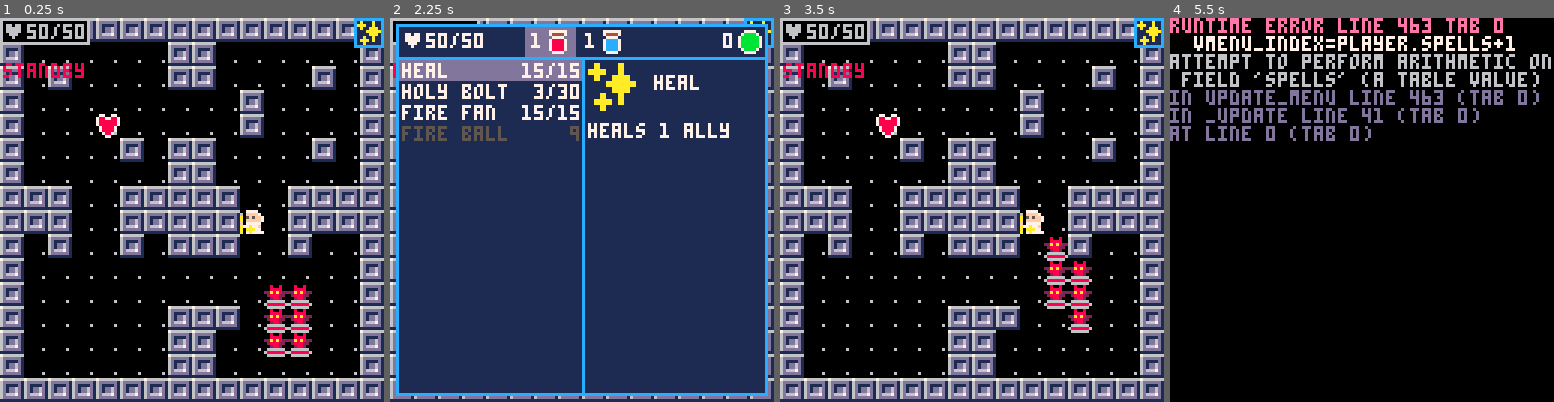
Above: before the commit, frames 1-4 (left to right).
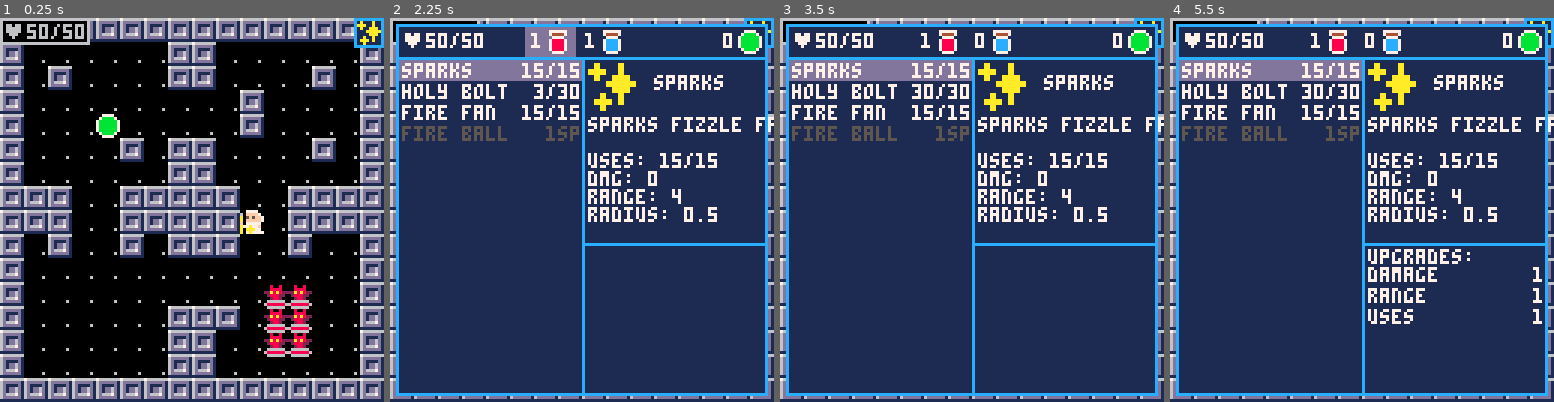
Above: after the commit, the same moments.

Repository: caudilci/pico-wiz
Game: PICO-8 cartridge wiz.p8
Two runs of this game, one before a commit and one after it. Both use one fixed random seed, a clock stepped at 60 frames per second and the inputs below.
Inputs:
- Up to frame 1 (0.25 s): no input
- Up to frame 2 (2.25 s): tap X (X key) at 0.33, 1.07, 1.85 s; tap O (Z key) at 0.7, 1.7, 2.1 s; hold Right 1.6-2.1 s; hold Up from 2.15 s (still down)
- Up to frame 3 (3.5 s): release Up at 2.42 s; hold Right 2.47-3.03 s; tap O (Z key) at 2.5, 2.9, 3.3 s; tap X (X key) at 2.97 s; hold Left from 3.08 s (still down)
- Up to frame 4 (5.5 s): release Left at 3.58 s; hold Down 3.63-3.97 s; tap O (Z key) every 0.4 s from 3.7 to 5.3 s; hold Right 4.02-4.68 s; tap X (X key) at 4.08, 5.2 s; hold Up 4.73-5.03 s; hold Left from 5.08 s (still down)

The runs differ from the first frame. In frame 1, 0.7% of the frame differs, in the area x 0-32%, y 11-32%; in frame 2, 3.6%; in frame 3, 85%; in frame 4, 100%, in the area x 0-100%, y 0-100%.
Error before the commit: runtime error line 463 tab 0; vmenu_index=player.spells+1; attempt to perform arithmetic on field 'spells' (a table value)

Commit message:
updates idk

Diff:
--- a/wiz.p8
+++ b/wiz.p8
@@ -9,7 +9,7 @@
 	walls = {0}
 	item_sprites = {48,49,50,51}
 	items = {}
-	add(items,{x=4,y=4,id=1})
+	add(items,{x=4,y=4,id=2})
 
 	dirx={-1,1,0,0,1,1,-1,-1}
 	diry={0,0,-1,1,-1,1,1,-1}
@@ -49,7 +49,7 @@
 
 function _draw()
 	map(0)
-	print(gamestate,1,15,8)
+	-- print(gamestate,1,15,8)
 	draw_items()
 	draw_all_mobs()
 	draw_enemy_health()
@@ -74,7 +74,7 @@
 		gamestate = state
 		tframe=1
 	elseif state == "menu" then
-		vmenu_index = player.spell_index+1
+		spell_menu_index = player.spell_index+1
 		gamestate = state
 	elseif state == "cast" then
 		gamestate = state
@@ -154,7 +154,7 @@
 			player.maxhp+=25
 			player.hp+=25
 		else
-			player.items[item.id] += 1
+			player.items[item.id-1] += 1
 		end
 		del(items,item)
 	end
@@ -424,55 +424,87 @@
 -- menu
 
 function init_menu()
-	vmenu_index = 1
-	hmenu_index = 1
+	spell_menu_index = 1
+	upgrade_menu_index=1
+	item_menu_index=2
+	in_upgrade_menu = false
 end
 
 function update_menu()
 	if btnp(3) then
-		if vmenu_index == #spellbook+1 then
-			vmenu_index=1
-			hmenu_index=2
-		elseif vmenu_index==1 then
-			hmenu_index=1
-			vmenu_index+=1
-		else
-			vmenu_index+=1
-		end
-
-	elseif btnp(2)then
-		if vmenu_index == 1 then
-			vmenu_index = #spellbook+1
-			hmenu_index=1
-		else
-			vmenu_index-=1
-		end
-		if vmenu_index == 1 then
-			hmenu_index=2
-		end
+		if not in_upgrade_menu then
+			if spell_menu_index == #spellbook+1 then
+				spell_menu_index=1
+				item_menu_index=2
+			elseif spell_menu_index==1 then
+				item_menu_index=1
+				spell_menu_index+=1
+			else
+				spell_menu_index+=1
+			end
+		else
+			local upgrades = player.spells[spell_menu_index-1].upgrades
+			if upgrade_menu_index == #upgrades then
+				upgrade_menu_index = 1
+			else
+				upgrade_menu_index+=1
+			end
+		end
+
+	elseif btnp(2) then
+		if not in_upgrade_menu then
+			if spell_menu_index == 1 then
+				spell_menu_index = #spellbook+1
+				item_menu_index=2
+			elseif spell_menu_index == 2 then
+				spell_menu_index-=1
+				item_menu_index=2
+			else
+				spell_menu_index-=1
+			end
+		else
+			local upgrades = player.spells[spell_menu_index-1].upgrades
+			if upgrade_menu_index == 1 then
+				upgrade_menu_index = #upgrades
+			else
+				upgrade_menu_index-=1
+			end
+		end
+
 	elseif btnp(0) then
-		if hmenu_index==2 then
-			hmenu_index=3
-		else
-			hmenu_index-=1
+		if spell_menu_index==1 then
+			if item_menu_index==2 then
+				item_menu_index=3
+			else
+				item_menu_index-=1
+			end
+		elseif spell_menu_index<=#player.spells+1 then
+			in_upgrade_menu = not in_upgrade_menu
 		end
 	elseif btnp(1) then
-		if hmenu_index==3 then
-			hmenu_index=2
-		else
-			hmenu_index+=1
+		if spell_menu_index==1 then
+			if item_menu_index==3 then
+				item_menu_index=2
+			else
+				item_menu_index+=1
+			end
+		elseif spell_menu_index<=#player.spells+1 then
+			in_upgrade_menu = not in_upgrade_menu
 		end
 	elseif btnp(5) then
-		vmenu_index=player.spells+1
-		hmenu_index=1
+		spell_menu_index=player.spell_index+1
+		item_menu_index=1
+		set_state("standby")
 	elseif btnp(4) then
 		--select spell then standby
-		if hmenu_index==1 and vmenu_index>1 and vmenu_index<=#player.spells+1 then
-			player.spell_index = vmenu_index-1
-		elseif vmenu_index==1 then
-			use_item(hmenu_index)
-		end
-		set_state("standby")
+		if item_menu_index==1 and spell_menu_index>1 and spell_menu_index<=#player.spells+1 then
+			player.spell_index = spell_menu_index-1
+		elseif spell_menu_index==1 then
+			use_item(item_menu_index)
+		elseif spell_menu_index>#player.spells and spellbook[spell_menu_index-1].spcost <= player.items[1] then
+			player.items[1]-= spellbook[spell_menu_index-1].spcost
+			add(player.spells, shallowcopy(spellbook[spell_menu_index-1]));
+		end
 	end
 end
 
@@ -483,6 +515,7 @@
 	draw_spell_menu()
 	draw_spell_description()
 	draw_item_menu()
+	draw_spell_upgrades()
 end
 
 function draw_spell_menu()
@@ -490,7 +523,7 @@
 	rectfill(3,14,63,124,1)
 	for i=1, count(spellbook) do
 		-- highlight spell looked at
-		if i==vmenu_index-1 and frame%30>15 and vmenu_index!=1 then
+		if i==spell_menu_index-1 and frame%30>15 and spell_menu_index!=1 and not in_upgrade_menu then
 			rectfill(3,14+7*(i-1),63,14+6+7*(i-1),13)
 		elseif i==player.spell_index then
 			rectfill(3,14+7*(player.spell_index-1),63,14+6+7*(player.spell_index-1),13)
@@ -511,10 +544,10 @@
 				print(player.spells[i].uses.."/"..player.spells[i].maxuses,44,15+7*(i-1),7)
 			end
 		else
-			if spellbook[i].maxuses<10 then
-				print(spellbook[i].maxuses,60,15+7*(i-1),5)
+			if spellbook[i].spcost<10 then
+				print(''..spellbook[i].spcost..'sp',52,15+7*(i-1),5)
 			else
-				print(spellbook[i].maxuses,56,15+7*(i-1),5)
+				print(''..spellbook[i].spcost..'sp',48,15+7*(i-1),5)
 			end
 		end
 	end
@@ -525,7 +558,7 @@
 	rectfill(3,3,124,12,1)
 	draw_hp(3,3,0,0,7,false)
 	for i=3, #item_sprites do
-		if vmenu_index==1 and i-1==hmenu_index and frame%30<15 then
+		if spell_menu_index==1 and i-1==item_menu_index and frame%30<15 then
 			rectfill(27+get_hp_draw_offset()+18*(i-2),3,43+get_hp_draw_offset()+18*(i-2),12,13)
 		end
 		spr(item_sprites[i],34+get_hp_draw_offset()+18*(i-2),4)
@@ -536,19 +569,59 @@
 end
 
 function draw_spell_description()
-	rect(64,13,125,125,12)
-	rectfill(65,14,124,124,1)
+	rect(64,13,125,75,12)
+	rectfill(65,14,124,74,1)
 	local spell = {}
-	if vmenu_index==1 then
+	if spell_menu_index==1 then
 		spell = player.spells[player.spell_index]
-	elseif vmenu_index<=#player.spells then
-		spell = player.spells[vmenu_index-1]
+	elseif spell_menu_index<=#player.spells then
+		spell = player.spells[spell_menu_index-1]
 	else
-		spell = spellbook[vmenu_index-1]
+		spell = spellbook[spell_menu_index-1]
 	end
 	sspr(spell.icon.x,spell.icon.y,8,8,66,15,16,16)
 	print(spell.name, 88, 19, 7)
-	print(spell.description, 66,35,7)
+	cursor(66,33)
+	print(spell.description,7)
+	print('')
+	print('uses: '..spell.uses..'/'..spell.maxuses, 7)
+	print('dmg: '..spell.dmg, 7)
+	print('range: '..spell.range,7)
+	if spell.spelltype == "ball" then
+		print('radius: '..spell.radius, 7)
+	elseif spell.spelltype == "bolt" then
+
+	elseif spell.spelltype == "fan" then
+		-- angle isn't really relevent to player
+		print('spread: '..spell.angle,7)
+	end
+end
+
+function draw_spell_upgrades()
+	rect(64,75,125,125,12)
+	rectfill(65,76,124,124,1)
+	if spell_menu_index > 1 then
+		local spell_known = spell_menu_index <= #player.spells
+		print('upgrades:',66,77,7)
+		local upgrades
+		if spell_known then
+			upgrades = player.spells[spell_menu_index-1].upgrades
+		else
+			upgrades = spellbook[spell_menu_index-1].upgrades
+		end
+		for i=1, #upgrades do
+			if i==upgrade_menu_index and frame%30<15 and in_upgrade_menu then
+				rectfill(66,83+((i-1)*7),124,88+((i-1)*7),13)
+			end
+			if upgrades[i].owned then
+				print(upgrades[i].name,66,83+((i-1)*7),11)
+				print(upgrades[i].cost,121,83+((i-1)*7),11)
+			else
+				print(upgrades[i].name,66,83+((i-1)*7),7)
+				print(upgrades[i].cost,121,83+((i-1)*7),7)
+			end
+		end
+	end
 end
 -->8
 -- cast
@@ -572,8 +645,8 @@
 		elseif player.spells[player.spell_index].spelltype == "bolt" then
 			target = line_points(player.x,player.y, targetp.x, targetp.y)
 		elseif player.spells[player.spell_index].spelltype == "fan" then
-			target = get_cone_points(player.x,player.y,targetp.x,targetp.y,player.spells[player.spell_index].radius, player.spells[player.spell_index].range)
-			end
+			target = get_cone_points(player.x,player.y,targetp.x,targetp.y,player.spells[player.spell_index].angle, player.spells[player.spell_index].range)
+		end
 	end
 	if(btnp(5))then
 		reset_range()
@@ -872,35 +945,50 @@
 	spelltypes = {"ball", "bolt","fan"}
 	spellbook = {
 			{
-				name="heal",
+				name="sparks",
+				spcost=1,
 				maxuses=15,
 				uses=15,
-				description="heals 1 ally",
+				description="sparks fizzle from your staff",
 				icon={x=0,y=64},
 				ani={160,161,162,163},
 				spelltype = spelltypes[1],
 				radius=0.5,
 				mtype="heal",
 				range=4,
-				dmg=0
+				dmg=0,
+				cooldown=3,
+				upgrades={
+					{name="damage",owned=false,cost=1, mod=3},
+					{name="range",owned=false,cost=1,mod=1},
+					{name="uses",owned=false,cost=1, mod=4},
+				},
+				additional_effect = function () end
 			},
 			--different heal levels that cause enemy status effects
 			--different shield levels
 			--direct damage spells
 			{
 				name="holy bolt",
+				spcost=1,
 				maxuses=30,
 				uses=3,
 				icon={x=8,y=64},
 				description="deals 8 dmg",
 				spelltype= spelltypes[2],
-				ani={160,161,162,163},
+				ani={144,145,146,147},
 				range=6,
 				radius=1,
-				dmg=8
+				dmg=8,
+				upgrades={
+					{name="damage",owned=false,cost=1, mod=3},
+					{name="range",owned=false,cost=1,mod=1},
+					{name="uses",owned=false,cost=1, mod=4},
+				},
 			},
 			{
 				name="fire fan",
+				spcost=3,
 				maxuses=15,
 				uses=15,
 				description="fire but fan",
@@ -908,23 +996,34 @@
 				ani={160,161,162,163},
 				spelltype = spelltypes[3],
 				-- in fan type spells radius is an angle in degrees
-				radius=30,
+				angle=30,
 				mtype="heal",
 				range=4,
-				dmg=5
+				dmg=5,
+				upgrades={
+					{name="damage",owned=false,cost=1, mod=3},
+					{name="range",owned=false,cost=1,mod=1},
+					{name="uses",owned=false,cost=1, mod=4},
+				},
 			},
 			{
 				name="fire ball",
+				spcost=1,
 				maxuses=9,
 				uses=9,
 				description="fire but ball",
 				icon={x=40,y=64},
-				ani={160,161,162,163},
+				ani={148,149,150,151},
 				spelltype = spelltypes[1],
-				radius=30,
+				radius=2,
 				mtype="heal",
-				range=3,
-				dmg=5
+				range=4,
+				dmg=5,
+				upgrades={
+					{name="damage",owned=false,cost=1, mod=3},
+					{name="range",owned=false,cost=1,mod=1},
+					{name="uses",owned=false,cost=1, mod=4},
+				},
 			},
 		}
 end
@@ -1001,14 +1100,14 @@
 00a00a000000aa00a0aaa00ab000000b0a8888a0899aa98800000000000000000000000000000000000000000000000000000000000000000000000000000000
 0aaa0a0000000a000a0a00a00b0000b000a88a0089a9a99800000000000000000000000000000000000000000000000000000000000000000000000000000000
 00a0000000000a0000aaaa0000bbbb00000aa00008a77a8000000000000000000000000000000000000000000000000000000000000000000000000000000000
-00000000000000000000000000000000000000000000000000000000000000000000000000000000000000000000000000000000000000000000000000000000
-00000000000000000000000000000000000000000000000000000000000000000000000000000000000000000000000000000000000000000000000000000000
-00000000000000000000000000000000000000000000000000000000000000000000000000000000000000000000000000000000000000000000000000000000
-00000000000000000000000000000000000000000000000000000000000000000000000000000000000000000000000000000000000000000000000000000000
-00000000000000000000000000000000000000000000000000000000000000000000000000000000000000000000000000000000000000000000000000000000
-00000000000000000000000000000000000000000000000000000000000000000000000000000000000000000000000000000000000000000000000000000000
-00000000000000000000000000000000000000000000000000000000000000000000000000000000000000000000000000000000000000000000000000000000
-00000000000000000000000000000000000000000000000000000000000000000000000000000000000000000000000000000000000000000000000000000000
+a000000000a00a000aa0a0a00a00a0a0000000000000000000000000000880000000000000000000000000000000000000000000000000000000000000000000
+a000000000a00a000a00a0a00a00a0a0000000000000000000008000008888000000000000000000000000000000000000000000000000000000000000000000
+a00000000aa0aa000a00a0a0aa0aa0a0000000000000000000088880008898000000000000000000000000000000000000000000000000000000000000000000
+aa0000000a00a0000a00a0a0a00a0a00000000000000880000089980088998800000000000000000000000000000000000000000000000000000000000000000
+0aa000000a00a0000aa0a00aa0aa0a0a000000000008880008889980889a99800000000000000000000000000000000000000000000000000000000000000000
+00a000000a0a000000a0a00aa0a00a0a000088000088998008999998899aa9880000000000000000000000000000000000000000000000000000000000000000
+00a00000aa0a00000aa0aa0a00a0a0aa00088800008999800899aaa889a9a9980000000000000000000000000000000000000000000000000000000000000000
+00a00000a0aa00000a000a0000a0a0a0000898000089aa80089aa7a808a77a800000000000000000000000000000000000000000000000000000000000000000
 00000000000000000000000000aaaa00000000000000000000000000000000000000000000000000000000000000000000000000000000000000000000000000
 000000000000000000aaaa000a0000a0000000000000000000000000000000000000000000000000000000000000000000000000000000000000000000000000
 00000000000aa0000a0000a0a000000a000000000000000000000000000000000000000000000000000000000000000000000000000000000000000000000000
Not shown, changed: README.md
